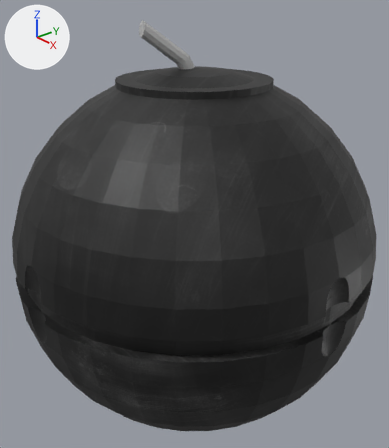
The Blender file Assets/Modelos3D/bomba.blend: old version first, new version second.
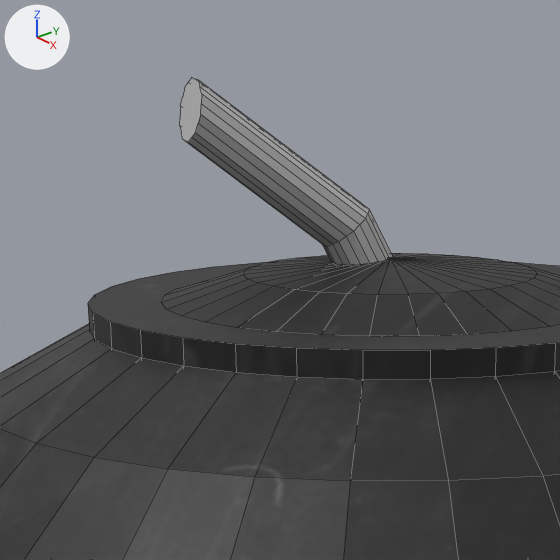
Old and new are each drawn whole from a 50 mm camera at (2.14, -1.823, 1.364) aimed at (-0.007, 0.007, 0.136) and again close up on the part from 24% to 61% of the width and 0% to 33% of the height. The lights are fixed; the arrows at upper left show +X, +Y and +Z. The close-ups show mesh edges as thin lines.

The scene before the commit, as lines of its bpy script (objects in view):
```python
mat_ropemat = principled_material('RopeMat')
mat_ropemat.base_color = (0.5, 0.5, 0.5)  # grey #bcbcbc
me_cylinder_002 = bpy.data.meshes.new('Cylinder.002')
me_cylinder_002.from_pydata(...)  # 60 vertices, 41 faces; spans x -0.65..4.16, y -4.59..3.78, z 9.53..13.98
me_cylinder_002.materials.append(mat_ropemat)  # grey #bcbcbc
me_sphere_001 = bpy.data.meshes.new('Sphere.001')
me_sphere_001.from_pydata(...)  # 2387 vertices, 1883 faces; spans x -0.99..0.99, y -0.99..0.99, z -1.0..1.0
me_sphere_001.materials.append(mat_bombmat)  # picture img_bombmat
ob_bomb2 = bpy.data.objects.new('bomb2', me_sphere_001)
ob_bomb2.location = (0.0, 0.0, 0.0)
ob_mecha = bpy.data.objects.new('mecha', me_cylinder_002)
ob_mecha.location = (-0.126, -0.067, 0.0)
ob_mecha.scale = (0.0391, 0.0391, 0.0878)
```
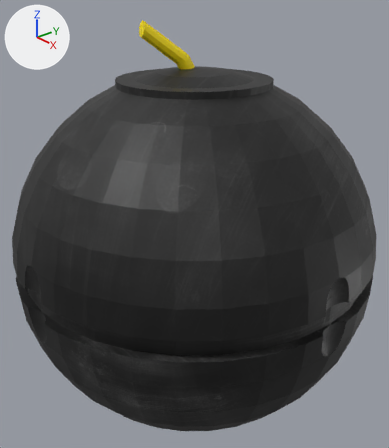
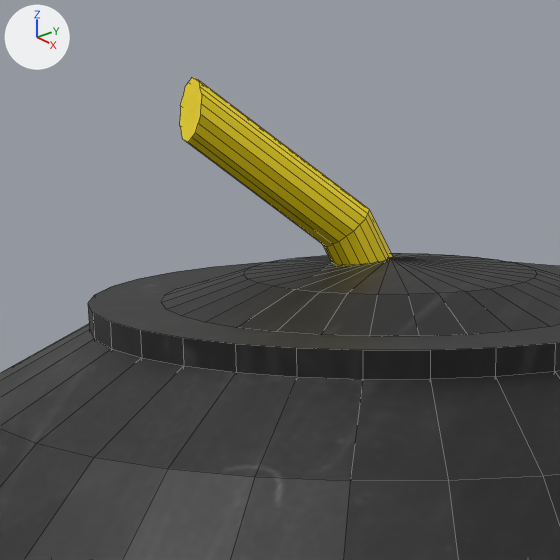
Pixel boxes [x1, y1, x2, y2] of what changed, in the close-ups (560 x 560 px):
'mecha', surface changed (grey to yellow): [180, 78, 392, 265] in both

What the commit changed:
Picture 'RopeMat' (img_ropemat) is new.
In material 'RopeMat' (mat_ropemat), base_color is no longer (0.5, 0.5, 0.5), grey #bcbcbc.
In material 'RopeMat' (mat_ropemat), texture is now set to img_ropemat.
